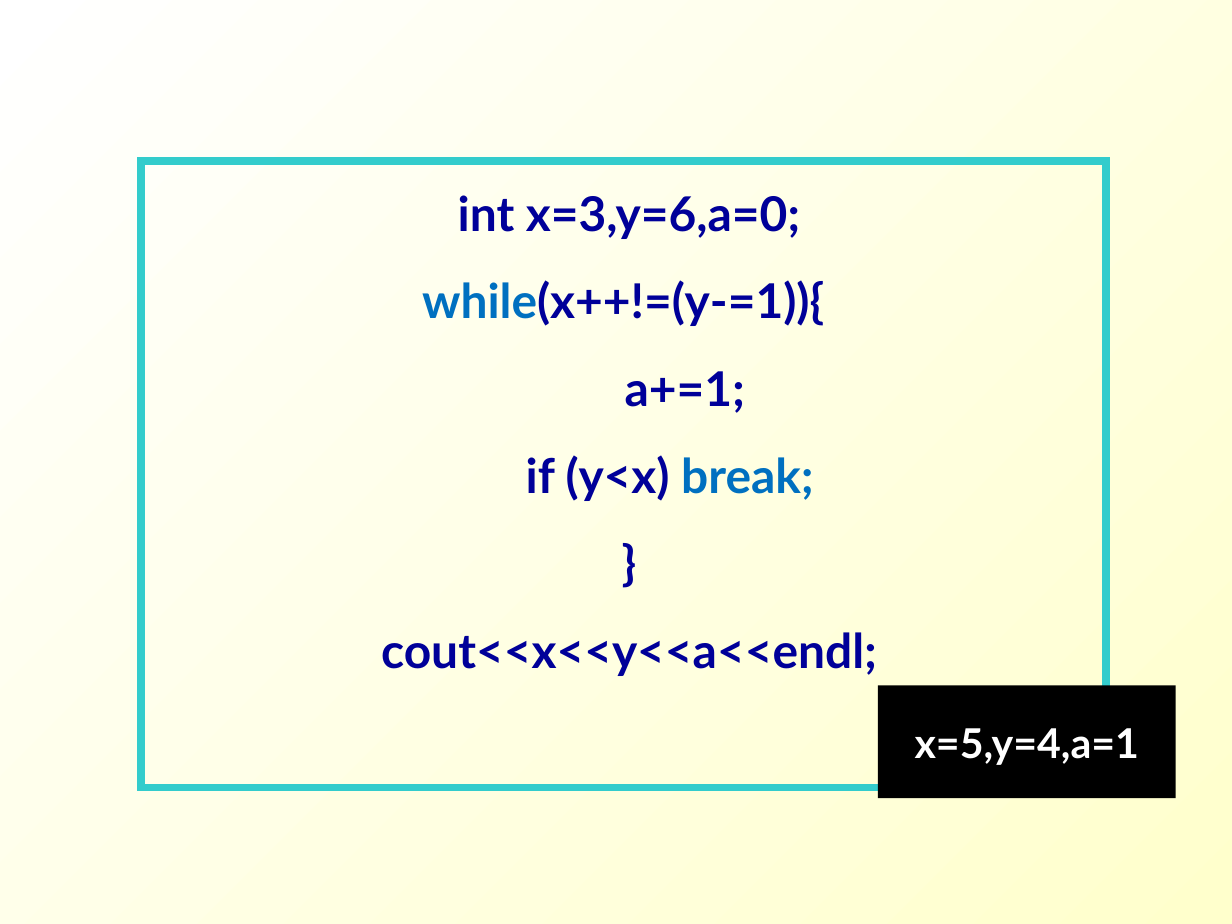
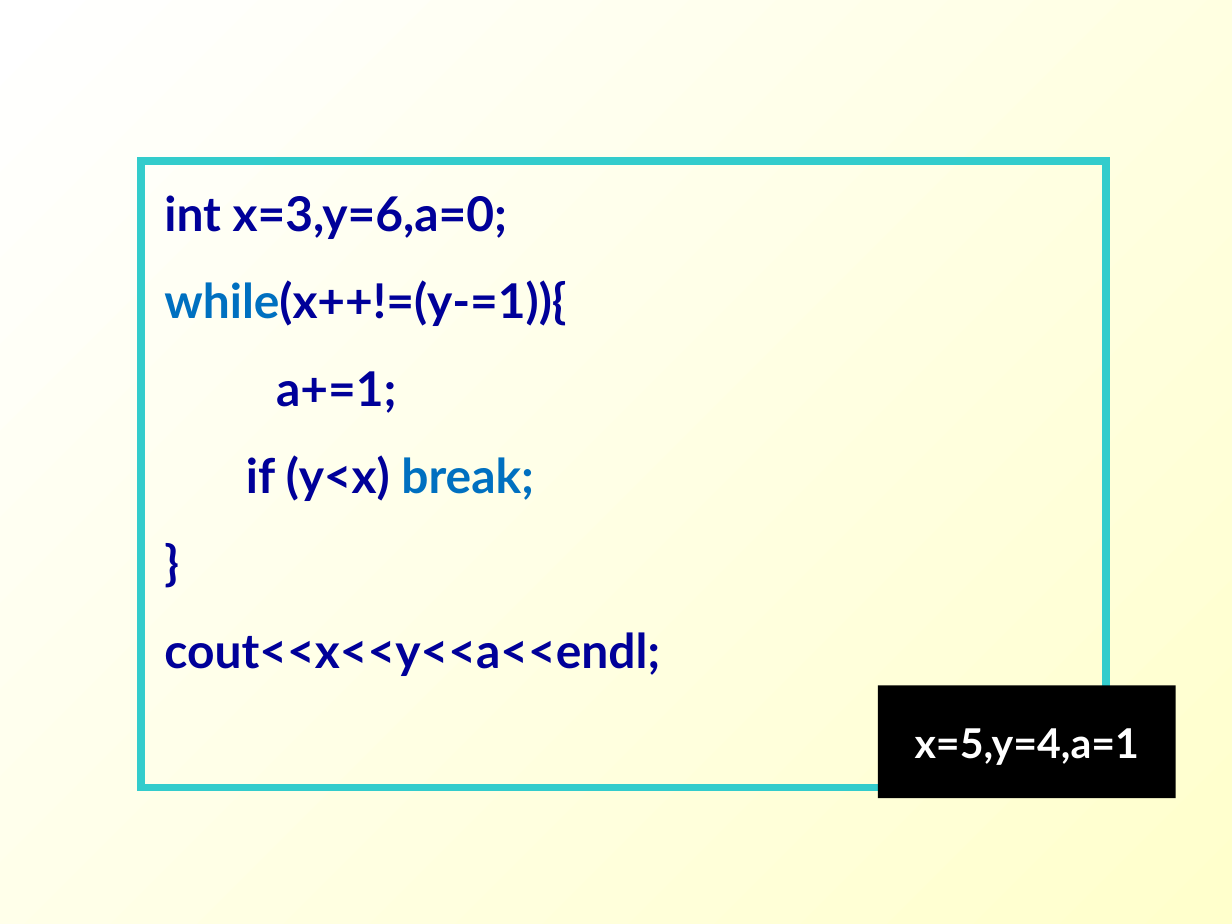
Before and after one commit to Changhe160/Changhe160.github.io, a slide deck: slide 43 of teachingRes/Cplusplus/unit02控制结构.ppt. Drawn at 1232x924 pixels with LibreOffice and Linux fonts; fonts in the diff are those of the drawing. Boxes give left, top, right and bottom in pixels: in the first picture for what was removed or moved away, otherwise in the second. Text is boxed around its words. In the diff, an @@ line names an element or a change of style, - is before the commit and + after.

```diff
--- a/teachingRes/Cplusplus/unit02控制结构.ppt
+++ b/teachingRes/Cplusplus/unit02控制结构.ppt
@@ rectangle "int x=3,y=6,a=0;" at bbox=[140, 161, 1105, 787]: alignment centre to left @@
```
Also in this commit, not shown: 9 other slides changed.
